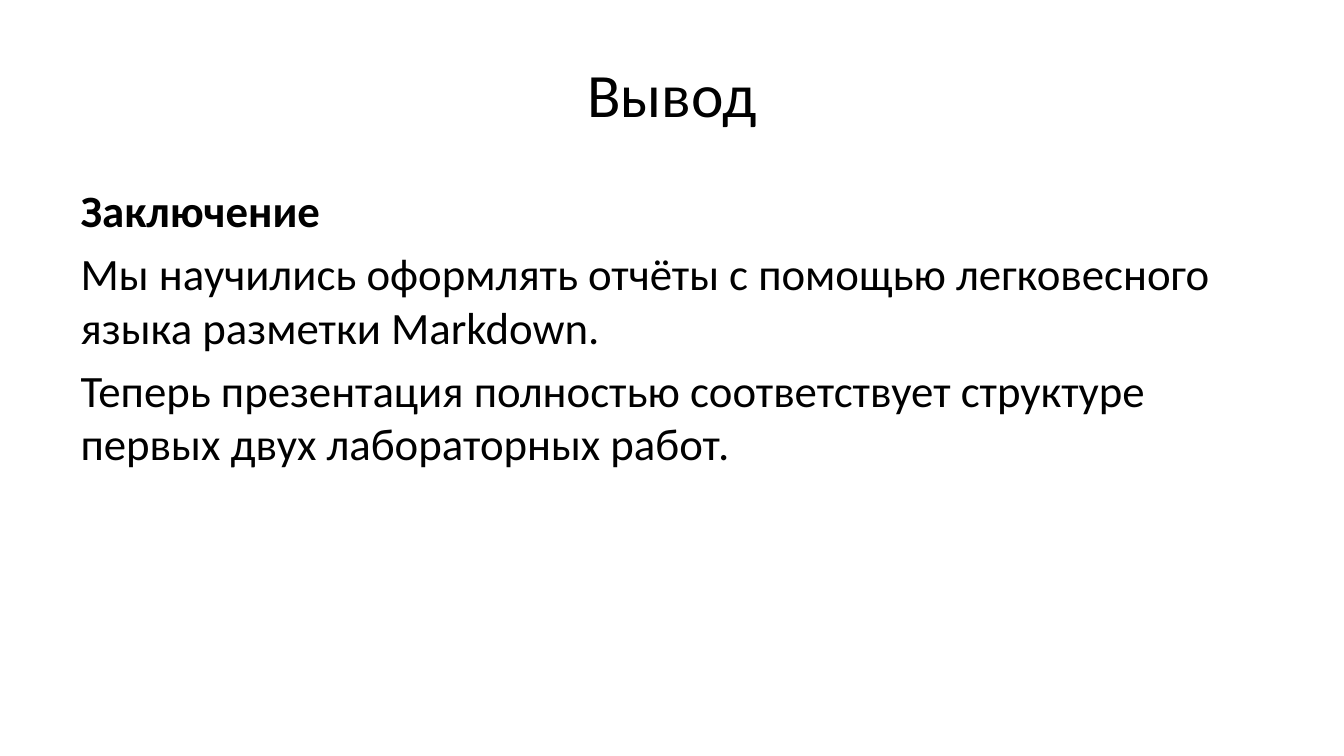
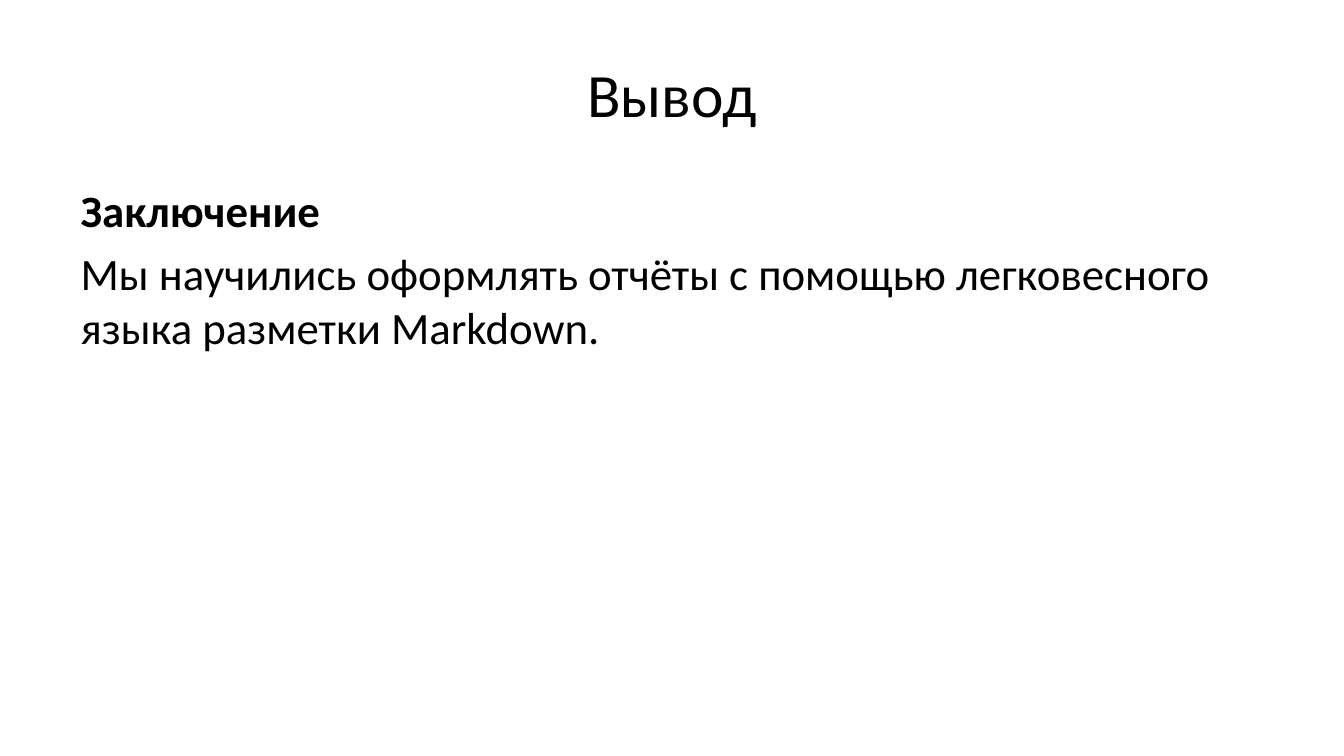
Before and after one commit to asivanova1/study_2025-2026_os-intro, a slide deck: slide 10 of labs/lab03/presentation/output/os-intro-lab03-presentation.pptx. Drawn at 1344x756 pixels with LibreOffice and Linux fonts; fonts in the diff are those of the drawing. Boxes give left, top, right and bottom in pixels: in the first picture for what was removed or moved away, otherwise in the second. Text is boxed around its words. In the diff, an @@ line names an element or a change of style, - is before the commit and + after.

```diff
--- a/labs/lab03/presentation/output/os-intro-lab03-presentation.pptx
+++ b/labs/lab03/presentation/output/os-intro-lab03-presentation.pptx
@@ text at [81, 378, 1145, 468]: paragraph removed @@
-Теперь презентация полностью соответствует структуре первых двух лабораторных работ.
```
Also in this commit, not shown: 7 other files.
